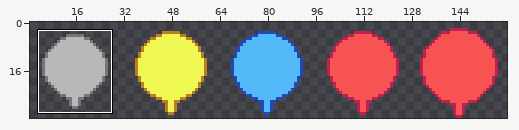
One commit to this sprite sheet: art/NodeIndicator.png. The first picture is a wide view before the edit; the outline marks the close-up.
Close-up. The starting point:
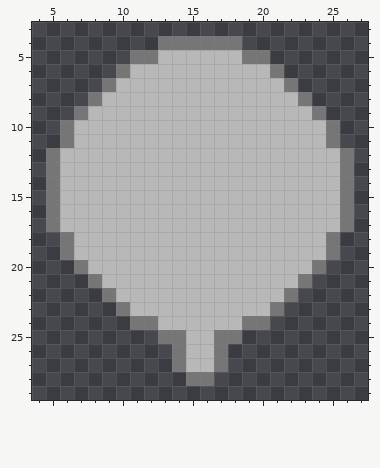
The file is 160x32 pixels. Shown: x 4..27, y 3..29. The wide view leaves out empty margins. The commit also changed other parts of the picture, which this record leaves out.
After:
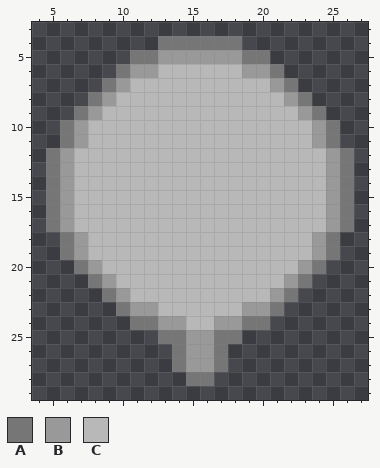
Palette (. is transparent): A #767676  B #999999  C #b8b8b8
What changed:
y 5: x 13..18 CCCCCC -> BBBBBB
y 6: x 11..12 CC -> BB; x 19..20 CC -> BB
y 7: x 10 C -> B; x 21 C -> B
y 8: x 9 C -> B; x 22 C -> B
y 9: x 8 C -> B; x 23 C -> B
y 10..11: x 7 C -> B; x 24 C -> B
y 12..17: x 6 C -> B; x 25 C -> B
y 18..19: x 7 C -> B; x 24 C -> B
y 20: x 8 C -> B; x 23 C -> B
y 21: x 9 C -> B; x 22 C -> B
y 22: x 10 C -> B; x 21 C -> B
y 23: x 11..12 CC -> BB; x 19..20 CC -> BB
y 24: x 13..14 CC -> BB; x 17..18 CC -> BB
y 25..27: x 15..16 CC -> BB
Where, in picture pixels (left, top, right, bottom), the same in both close-ups:
changed: (60, 50, 340, 372)
